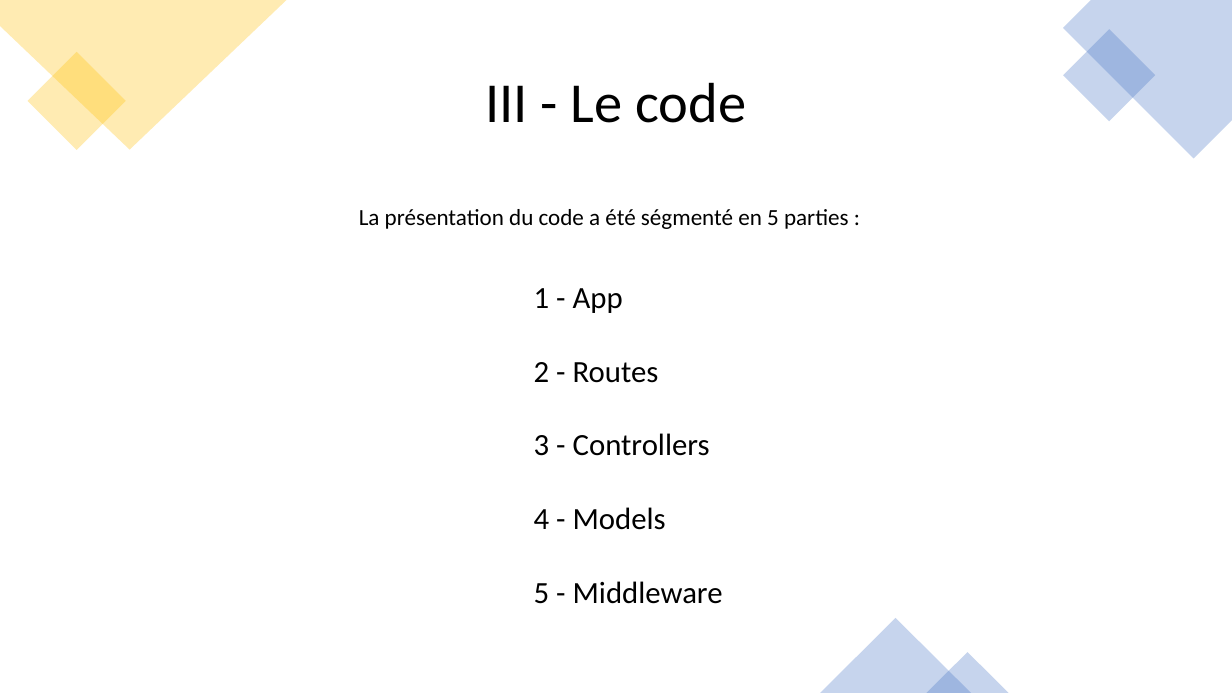
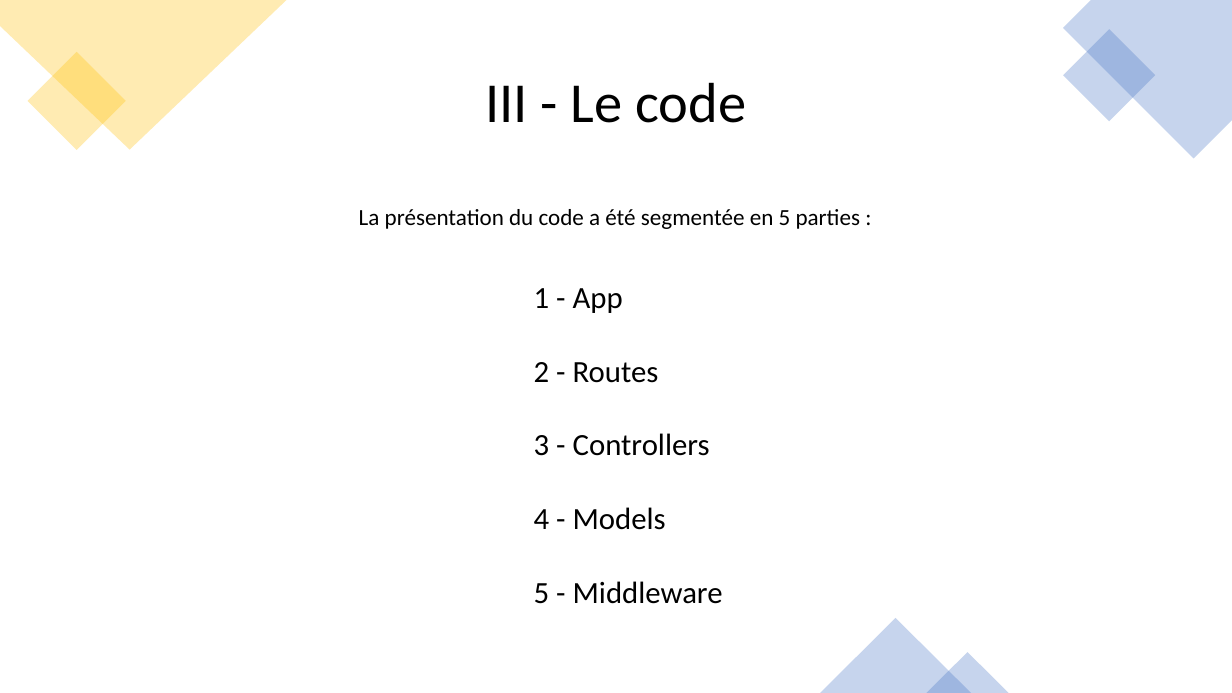
Before and after one commit to Nono-Le-Robot/TP06_Construisez_une_API, a slide deck: slide 5 of Ressources/Presentation P6.pptx. Drawn at 1232x693 pixels with LibreOffice and Linux fonts; fonts in the diff are those of the drawing. Boxes give left, top, right and bottom in pixels: in the first picture for what was removed or moved away, otherwise in the second. Text is boxed around its words. In the diff, an @@ line names an element or a change of style, - is before the commit and + after.

```diff
--- a/Ressources/Presentation P6.pptx
+++ b/Ressources/Presentation P6.pptx
@@ text at box(359, 209, 861, 229): text changed @@
-La présentation du code a été ségmenté en 5 parties :
+La présentation du code a été segmentée en 5 parties :
```
Also in this commit, not shown: 7 other slides changed, 9 slides added, 12 slides removed, 6 other files.
